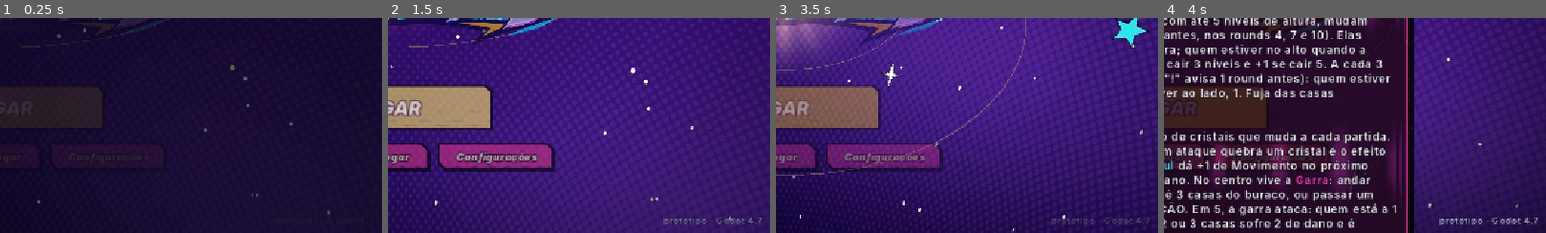
Above: before the commit, frames 1-4 (left to right).
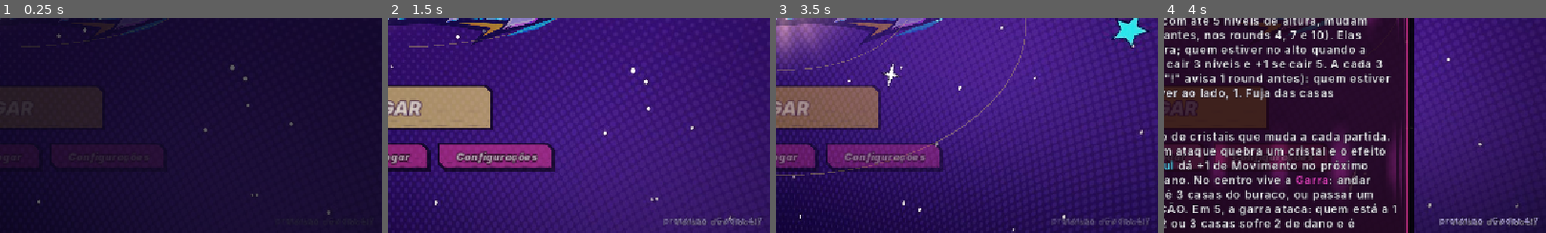
Above: after the commit, the same moments.

Repository: gabrielcamargols/Hex-Galaxies
Game: Godot game, scene res://scenes/main.tscn
Two runs of this game, one before a commit and one after it. Both use one fixed random seed, a clock stepped at 60 frames per second and the inputs below.
Inputs (mouse positions are % of the whole screen's width and height, from its top left):
- Up to frame 1 (0.25 s): no input
- Up to frame 2 (1.5 s): click "JOGAR" at 0.5 s; click "JOGAR" at 1.25 s
- Up to frame 3 (3.5 s): tap Enter at 2 s; move the mouse to (72, 45) at 2.02 s; tap Q at 2.1 s; click (72, 45) at 2.17 s; tap Space at 2.27 s; click "◀ Voltar" at 2.75 s
- Up to frame 4 (4 s): click "Como jogar" at 3.5 s
The pictures show only the part of the screen within x 50-100%, y 50-100%; the shares and areas given below are measured in that part.

The runs differ from the first frame. In frame 2, 0.2% of the frame differs, in the area x 75-97%, y 93-97%; in frame 3, 0.2%; in frame 4, 0.2%, in the area x 75-98%, y 93-97%.

Commit message:
Menu mostra a versão publicada (número da publicação, data e commit)
Co-Authored-By: Claude Opus 5.5 <noreply@anthropic.com>
Claude-Session: https://claude.ai/code/session_019CTdQ6djbXyMqKZUfEDumg

Diff:
--- a/scripts/main.gd
+++ b/scripts/main.gd
@@ -527,6 +527,16 @@
 
 
 # ================= menu: galáxia =================
+# versão gravada pela publicação web (data/version.json); no editor aparece "dev"
+func _version_text() -> String:
+	var path = "res://data/version.json"
+	if FileAccess.file_exists(path):
+		var v = JSON.parse_string(FileAccess.get_file_as_string(path))
+		if v is Dictionary:
+			return "Versão %s · %s · %s" % [str(v.get("n", "?")), str(v.get("date", "")), str(v.get("sha", ""))]
+	return "Versão dev (local)"
+
+
 func _show_menu() -> void:
 	tut = false
 	if online:
@@ -550,6 +560,15 @@
 	col.set_anchors_and_offsets_preset(Control.PRESET_FULL_RECT)
 	col.offset_top = get_viewport().get_visible_rect().size.y * 0.16
 	col.mouse_filter = Control.MOUSE_FILTER_IGNORE
+	var vlab = _label(ui, _version_text(), 13, C_TXT)
+	vlab.set_anchors_and_offsets_preset(Control.PRESET_BOTTOM_RIGHT)
+	vlab.grow_horizontal = Control.GROW_DIRECTION_BEGIN
+	vlab.grow_vertical = Control.GROW_DIRECTION_BEGIN
+	vlab.offset_right = -14
+	vlab.offset_bottom = -10
+	vlab.horizontal_alignment = HORIZONTAL_ALIGNMENT_RIGHT
+	vlab.modulate.a = 0.8
+	vlab.mouse_filter = Control.MOUSE_FILTER_IGNORE
 	var k = _label(col, "U M A   G A L Á X I A   E M   G U E R R A", 14, C_TXT)
 	k.horizontal_alignment = HORIZONTAL_ALIGNMENT_CENTER
 	if ResourceLoader.exists("res://ui/logo.png"):
